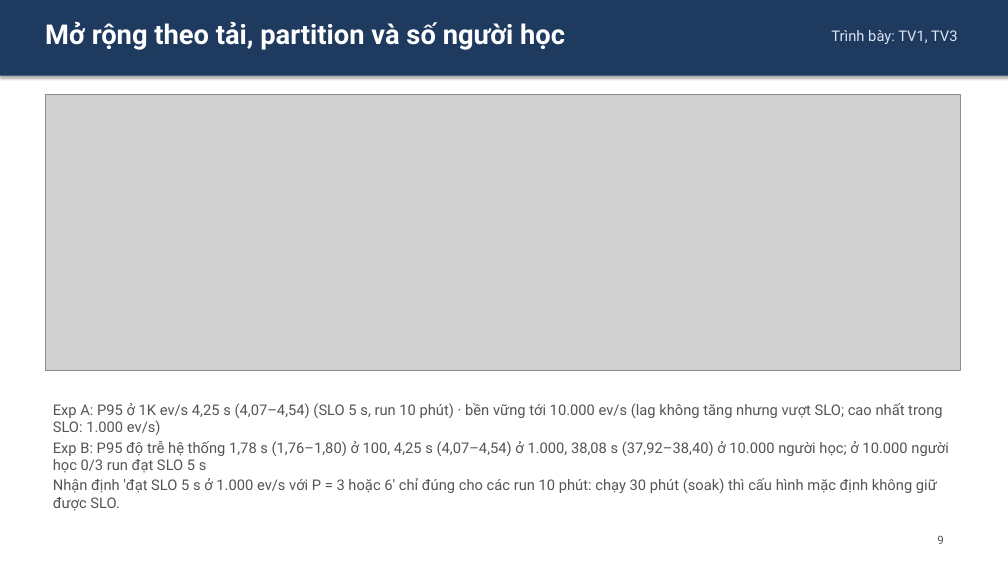
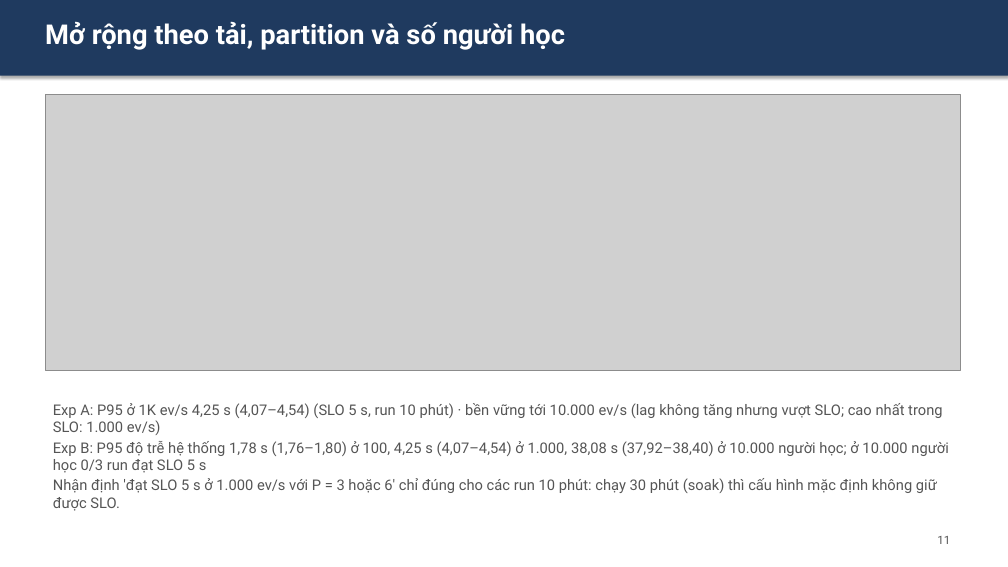
Before and after one commit to vankcdhv/ai-math-tutor, a slide deck: slide 11 of slides/slide.pptx (slide 10 before the commit). Drawn at 1008x567 pixels with LibreOffice and Linux fonts; fonts in the diff are those of the drawing; grey boxes stand for pictures. Boxes give left, top, right and bottom in pixels: in the first picture for what was removed or moved away, otherwise in the second. Text is boxed around its words. In the diff, an @@ line names an element or a change of style, - is before the commit and + after.

```diff
--- a/slides/slide.pptx
+++ b/slides/slide.pptx
@@ text removed at box(831, 30, 958, 44) @@
-Trình bày: TV1, TV3
@@ text at box(937, 536, 950, 544): text changed @@
-9
+11
```
Also in this commit, not shown: 14 other slides changed, 4 slides added, 2 slides removed.
